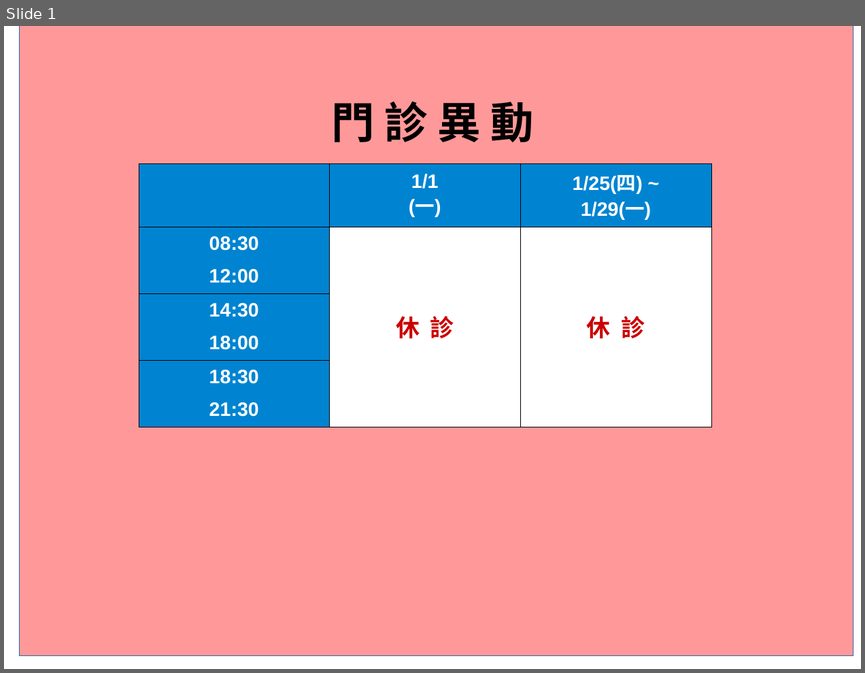
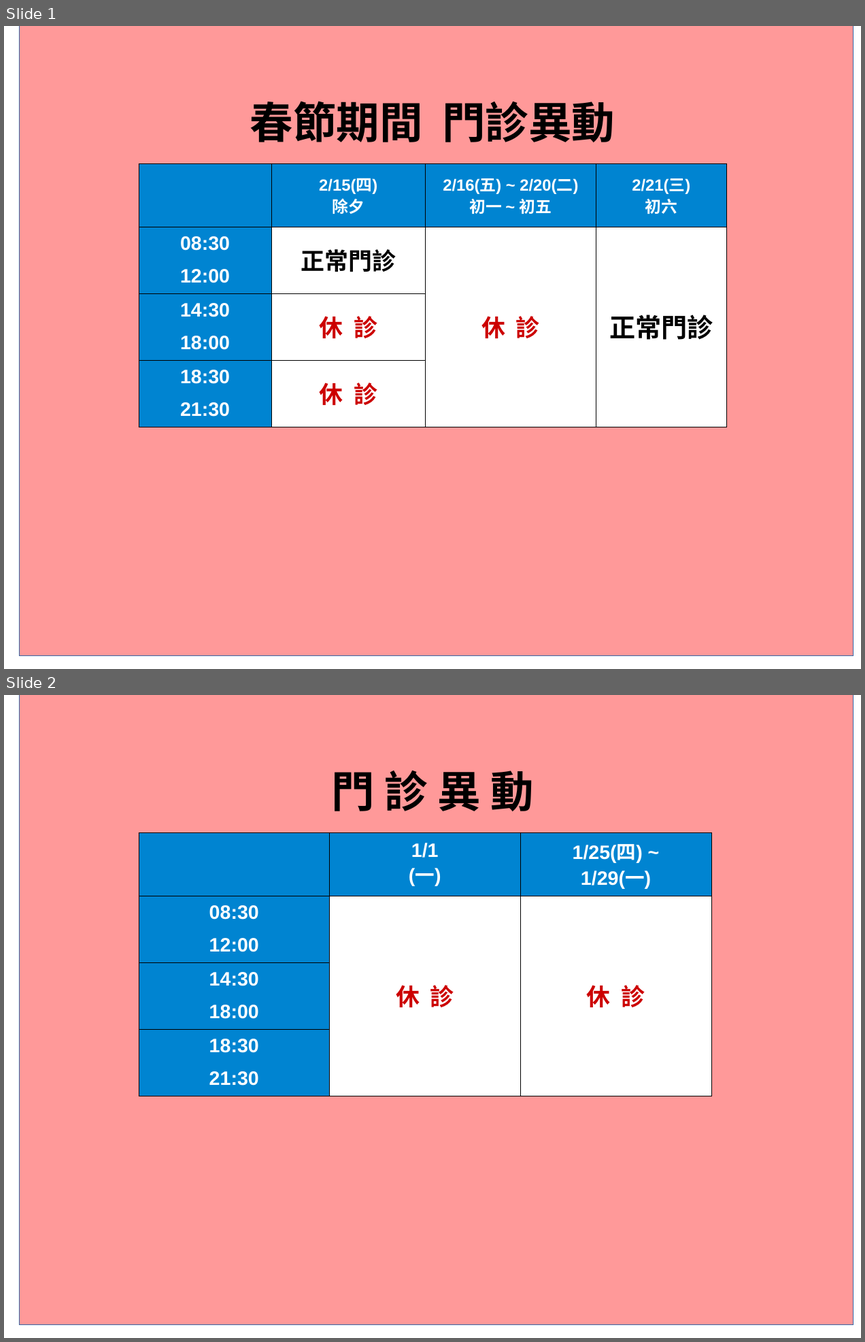
Before and after one commit to charming-clinic/charming-clinic.github.io, a slide deck: image/time2016.odp. Shown one above the other, each under a label of ours: slide 1 before the commit, slides 1 and 2 after it. The pictures are 865x673 and 865x1342 pixels, drawn with LibreOffice and Linux fonts; fonts in the diff are those of the drawing. Boxes give left, top, right and bottom in pixels: in the first picture for what was removed or moved away, otherwise in the second. Text is boxed around its words. In the diff, an @@ line names an element or a change of style, - is before the commit and + after.

```diff
--- a/image/time2016.odp
+++ b/image/time2016.odp
@@ slide 1 added at bbox=[4, 26, 861, 669], background #FFFFFF @@
@@ rectangle added at bbox=[20, 26, 853, 656], fill #FF9999, outline #3465A4 0 pt @@
@@ title added at bbox=[250, 101, 615, 142], 40 pt, text #000000, bold @@
+春節期間 門診異動
@@ table added at bbox=[139, 163, 727, 427], 4 rows, 4 columns @@
+ | 2/15(四) / 除夕 | 2/16(五) ~ 2/20(二) / 初一 ~ 初五 | 2/21(三) / 初六
+08:30 / 12:00 | 正常門診 | 休 診 | 正常門診
+14:30 / 18:00 | 休 診 |  | 
+18:30 / 21:30 | 休 診 |  | 
@@ what was slide 1 is now slide 2 @@
```
Also in this commit, not shown: 3 other files.
